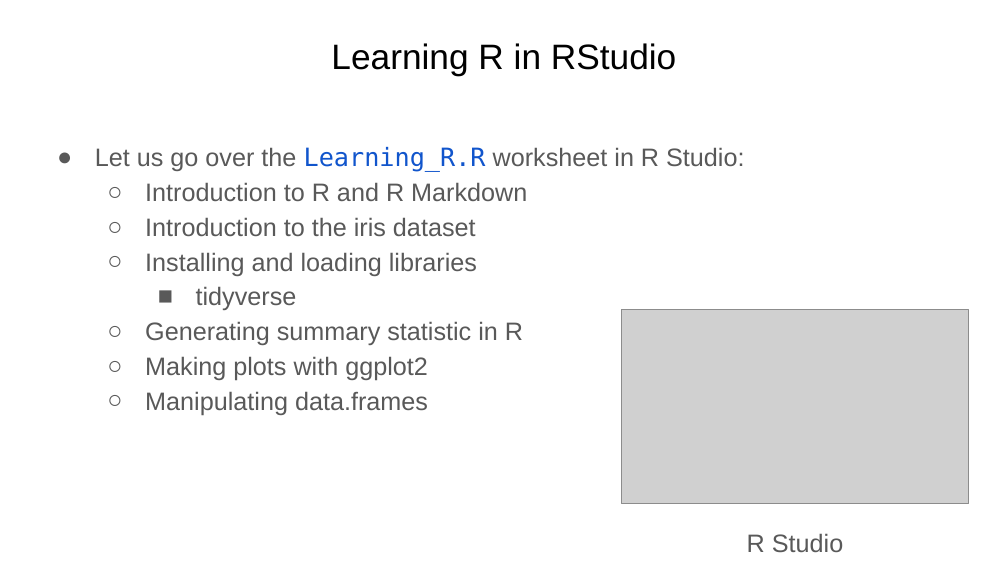
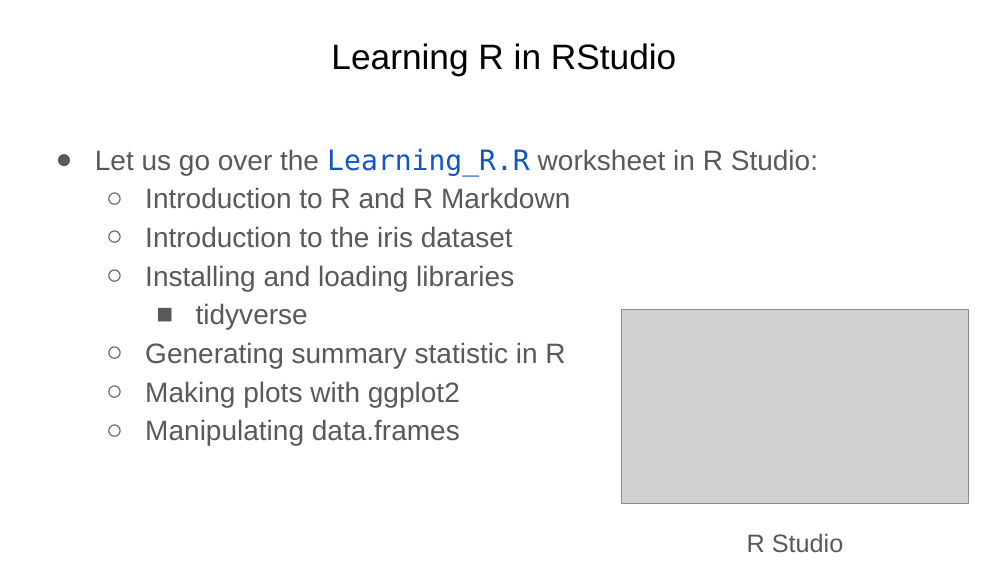
Before and after one commit to Dowell-Lab/srworkshop, a slide deck: slide 8 of day06/slides/Day6_slides.pptx. Drawn at 1008x567 pixels with LibreOffice and Linux fonts; fonts in the diff are those of the drawing; grey boxes stand for pictures. Boxes give left, top, right and bottom in pixels: in the first picture for what was removed or moved away, otherwise in the second. Text is boxed around its words. In the diff, an @@ line names an element or a change of style, - is before the commit and + after.

```diff
--- a/day06/slides/Day6_slides.pptx
+++ b/day06/slides/Day6_slides.pptx
@@ text "Let us go over the ..." at (x1=95, y1=148, x2=818, y2=445): size 18 to 20 pt; indent changed @@
```
Also in this commit, not shown: 5 other slides changed.
